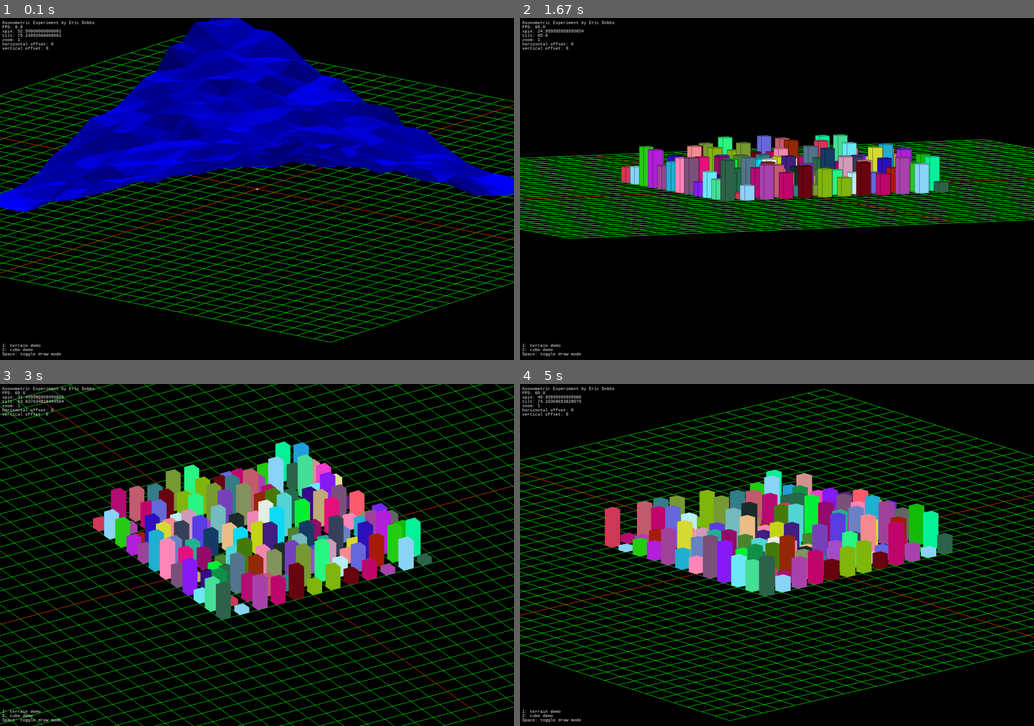
Above: before the commit, frames 1-4 (two rows, left to right).
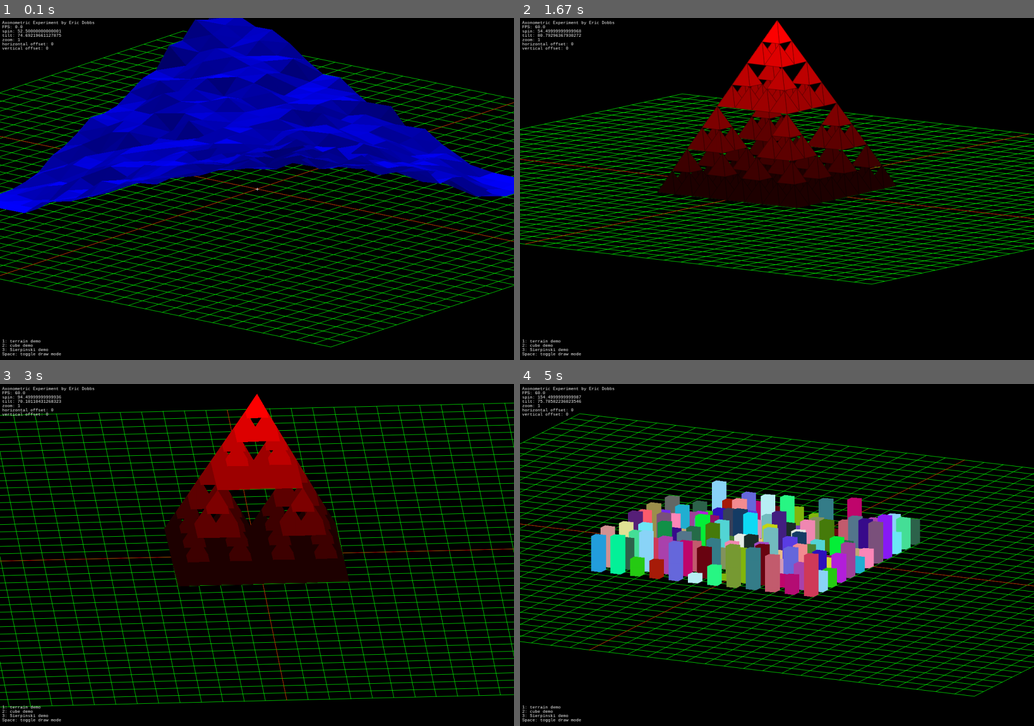
Above: after the commit, the same moments.

Repository: erictdobbs/axonometric
Game: pygame game, started from main.py
The game is run twice, just before and just after one commit, with the same random seed, the same clock (stepped at 60 frames per second) and the same inputs. The source is Python 2; it was converted automatically to run under Python 3.
Inputs (mouse positions are in pixels of both pictures, inside the frame that each line leads up to):
- Up to frame 1 (0.1 s): no input
- Up to frame 2 (1.67 s): tap 2 at 0.33 s; tap 3 at 0.67 s; hold Right 1-1.47 s; move the mouse to (607, 65) at 1.03 s; hold Up from 1.5 s (still down); move the mouse to (741, 202) at 1.53 s; tap Space at 1.57 s
- Up to frame 3 (3 s): release Up at 1.8 s; hold Right 1.83-2.3 s; move the mouse to (390, 425) at 1.87 s; tap Space at 1.9, 2.2, 2.4, 2.7, 2.97 s; tap 2 at 1.98 s; hold Left 2.33-2.87 s; move the mouse to (436, 623) at 2.37 s; tap 3 at 2.48 s; hold Down from 2.9 s (still down); move the mouse to (313, 455) at 2.93 s
- Up to frame 4 (5 s): release Down at 3.2 s; hold Left 3.23-3.63 s; move the mouse to (597, 462) at 3.27 s; tap Space at 3.3, 3.6, 3.73, 4.13, 4.43, 4.8 s; tap 2 at 3.38, 4.88 s; hold Up 3.67-4.03 s; move the mouse to (633, 575) at 3.7 s; tap 3 at 3.82 s; hold Right 4.07-4.7 s; move the mouse to (848, 527) at 4.1 s; hold Down from 4.73 s (still down); move the mouse to (782, 664) at 4.77 s

The runs differ from the first frame. In frame 1, 24% of the frame differs, in the area x 0-100%, y 0-98%; in frame 2, 32%; in frame 3, 43%, in the area x 0-100%, y 0-100%; in frame 4, 41%.

Commit message:
Sierpinski demo
Added a new sample drawing, 3-d Sierpinski triangle.

Diff:
--- a/axon.py
+++ b/axon.py
@@ -3,6 +3,20 @@
 from math import *
 import pygame3d as p3d
 import pygame3dGlobals as ag
+
+
+
+def genSampleCubes(size=5):
+    def randomColor(randSeed="none"):
+        if randSeed=="none": random.seed()
+        else:random.seed(randSeed)
+        return [random.randint(0,255),random.randint(0,255),random.randint(0,255)]
+    sampleCubes = []
+    for ii in reversed(range(-size/2,size/2+2)):
+        for jj in reversed(range(-size/2,size/2+2)):
+            random.seed()
+            sampleCubes.append(((ii*50,jj*50,0),((ii+0.5)*50,(jj+0.5)*50,random.randint(10,100)), randomColor(10*ii+jj)))
+    return sampleCubes
 
 def drawCubeList(cubes, style="filledwire"):
     # drawCubes orders the provided list of cubes such that they're drawn back to front
@@ -26,17 +40,19 @@
         p3d.gridDrawPolygon([(x2,y1,z1),(x2,y1,z2),(x2,y2,z2),(x2,y2,z1)],color,style)
     p3d.gridDrawPolygon([(x1,y1,z2),(x2,y1,z2),(x2,y2,z2),(x1,y2,z2)],color,style)
 
-def genSampleCubes(size=5):
-    def randomColor(randSeed="none"):
-        if randSeed=="none": random.seed()
-        else:random.seed(randSeed)
-        return [random.randint(0,255),random.randint(0,255),random.randint(0,255)]
-    sampleCubes = []
-    for ii in reversed(range(-size/2,size/2+2)):
-        for jj in reversed(range(-size/2,size/2+2)):
-            random.seed()
-            sampleCubes.append(((ii*50,jj*50,0),((ii+0.5)*50,(jj+0.5)*50,random.randint(10,100)), randomColor(10*ii+jj)))
-    return sampleCubes
+
+
+def genSampleTerrain(size, scale=50):
+    array = []
+    randomshift = random.randint(-scale,scale)
+    for ii in range(size):
+        array.append([])
+        for jj in range(size):
+            height = random.randint(50,90)
+            height +=  2*(size/2 - ii)*(size/2 - jj) + randomshift
+            if height < 0: height = 0
+            array[ii].append( ((ii-size/2)*scale, (jj-size/2)*scale, height) )
+    return array
 
 def prepareTerrain(array, color=ag.BLUE):
     terrainFaces = []
@@ -61,14 +77,75 @@
     elif ag.spin >= radians(315) and ag.spin < radians(360): terrainFaces.sort(key=lambda i: i[0][0]-i[0][1]-.5*i[1][0])
     for face in terrainFaces: p3d.gridDrawPolygon(face, terrainShades[face], style)
 
-def genSampleTerrain(size, scale=50):
-    array = []
-    randomshift = random.randint(-scale,scale)
-    for ii in range(size):
-        array.append([])
-        for jj in range(size):
-            height = random.randint(50,90)
-            height +=  2*(size/2 - ii)*(size/2 - jj) + randomshift
-            if height < 0: height = 0
-            array[ii].append( ((ii-size/2)*scale, (jj-size/2)*scale, height) )
-    return array
+
+
+def genSierpinski(iterations, size):
+    numLevels = int(pow(2,iterations))
+    heightPerLevel = size * 1.0 / numLevels
+    sizeOfSide = size * 1.0 / numLevels
+    peaks = []
+    for level in range(numLevels):
+        base = heightPerLevel * (numLevels - level - 1)
+        top = base + heightPerLevel
+        if level == 0: peaks.append( (0,0,top) )
+        else:
+            previousCorners = []
+            for point in peaks:
+                if point[2] == top + heightPerLevel:
+                    previousCorners.append( (point[0]+sizeOfSide/2,point[1]+sizeOfSide/2,point[2]-heightPerLevel) )
+                    previousCorners.append( (point[0]-sizeOfSide/2,point[1]+sizeOfSide/2,point[2]-heightPerLevel) )
+                    previousCorners.append( (point[0]-sizeOfSide/2,point[1]-sizeOfSide/2,point[2]-heightPerLevel) )
+                    previousCorners.append( (point[0]+sizeOfSide/2,point[1]-sizeOfSide/2,point[2]-heightPerLevel) )
+            for point in previousCorners: # If only one pyramid touched this point, spawn new pyramid
+                if previousCorners.count(point) == 1: peaks.append( point )
+    return peaks
+
+def drawSierpinski(peaks, color=ag.LINECOLOR, style="filledwire"):
+    def shade(color, ratio=1):
+        newcolor = [int( (x*ratio) ) for x in color]
+        for x in range(len(newcolor)):
+            if newcolor[x] > 255: newcolor[x] = 255
+            if newcolor[x] < 0: newcolor[x] = 0
+        return newcolor
+    heightPerLevel = 1; sizeOfSide=1; top=0
+    if len(peaks) > 1:
+        peaks.sort(key=lambda i: -i[2] )
+        heightPerLevel = peaks[0][2] - peaks[1][2]
+        sizeOfSide = 2 * abs( peaks[0][0] - peaks[1][0] )
+        top = peaks[0][2]
+    numLevels = top / heightPerLevel
+    # Sort peaks by draw distance
+    if ag.spin >= radians(0) and ag.spin < radians(90):
+        peaks.sort(key=lambda i: -i[0]-i[1]+1000*i[2] )
+    elif ag.spin >= radians(90) and ag.spin < radians(180):
+        peaks.sort(key=lambda i: -i[0]+i[1]+1000*i[2] )
+    elif ag.spin >= radians(180) and ag.spin < radians(270):
+        peaks.sort(key=lambda i: i[0]+i[1]+1000*i[2] )
+    elif ag.spin >= radians(270) and ag.spin < radians(360):
+        peaks.sort(key=lambda i: i[0]-i[1]+1000*i[2] )
+    # For each peak, draw faces in order of draw distance
+    faces = []
+    for point in peaks:
+        base = point[2] - heightPerLevel
+        x1 = point[0]-sizeOfSide/2
+        y1 = point[1]-sizeOfSide/2
+        x2 = point[0]+sizeOfSide/2
+        y2 = point[1]+sizeOfSide/2
+        faces.append( ( point, (x1,y1,base), (x2,y1,base) ) )
+        faces.append( ( point, (x1,y2,base), (x2,y2,base) ) )
+        faces.append( ( point, (x1,y1,base), (x1,y2,base) ) )
+        faces.append( ( point, (x2,y1,base), (x2,y2,base) ) )
+        if ag.spin < radians(45): faces.sort(key=lambda i: -i[1][0]-3*i[1][1] - i[2][0]-3*i[2][1] )
+        elif ag.spin < radians(90): faces.sort(key=lambda i: -3*i[1][0]-i[1][1] - 3*i[2][0]-i[2][1] )
+        elif ag.spin < radians(135): faces.sort(key=lambda i: -3*i[1][0]+i[1][1] - 3*i[2][0]+i[2][1] )
+        elif ag.spin < radians(180): faces.sort(key=lambda i: -i[1][0]+3*i[1][1] - i[2][0]+3*i[2][1] )
+        elif ag.spin < radians(225): faces.sort(key=lambda i: i[1][0]+3*i[1][1] + i[2][0]+3*i[2][1] )
+        elif ag.spin < radians(270): faces.sort(key=lambda i: 3*i[1][0]+i[1][1] + 3*i[2][0]+i[2][1] )
+        elif ag.spin < radians(315): faces.sort(key=lambda i: 3*i[1][0]-i[1][1] + 3*i[2][0]-i[2][1] )
+        else: faces.sort(key=lambda i: i[1][0]-3*i[1][1] + i[2][0]-3*i[2][1] )
+        #faces.sort(key=lambda i: -i[0]+i[1]-10000*i[2])
+        for ii in range(len(faces)):
+            drawColor = color
+            if point[2] != top: drawColor = shade(color, 1.0*point[2]/top )
+            p3d.gridDrawPolygon(faces[0], drawColor, style)
+            faces.pop(0)
--- a/main.py
+++ b/main.py
@@ -9,6 +9,7 @@
 sampleCubes = ax.genSampleCubes(10)
 sampleTerrain = ax.genSampleTerrain(20,50)
 terrainFaces, terrainShades = ax.prepareTerrain(sampleTerrain)
+samplePyramid = ax.genSierpinski(2,100)
 
 #######################################
 rotatemode = 1
@@ -16,6 +17,7 @@
 drawStyle = 0
 # demoModes:  1 = terrain
 #             2 = boxes
+#             3 = Sierpinski
 # drawStyles: 0 = shaded
 #             1 = shaded + wireframe
 #             2 = wireframe
@@ -59,11 +61,13 @@
     if demoMode > 0:
         if rotatemode == 1:
             ag.spin += radians(0.5)
-            ag.tilt = 0.1*sin( (ag.spin-radians(50)) ) + radians(75)
+            ag.tilt += 0.1 * (sin( ag.spin ) - sin( ag.spin+radians(1) ) )
         if demoMode == 1:
             ax.drawTerrain(terrainFaces, terrainShades, drawStyles[drawStyle])
         elif demoMode == 2:
             ax.drawCubeList(sampleCubes, drawStyles[drawStyle])
+        elif demoMode == 3:
+            ax.drawSierpinski(samplePyramid, ag.RED, drawStyles[drawStyle])
     p3d.screenDrawStrings( ("Axonometric Experiment by Eric Dobbs",
                             "FPS: " + str(round(clock.get_fps(),1)),
                             "spin: "+ str(degrees(ag.spin)),
@@ -74,6 +78,7 @@
                             ) )
     p3d.screenDrawStrings( (" ",
                             "Space: toggle draw mode",
+                            "3: Sierpinski demo",
                             "2: cube demo",
                             "1: terrain demo"
                             ), "bottomleft" )
@@ -132,7 +137,7 @@
             heldMouseButtons[myevent.button] = False
 
         if myevent.type == KEYDOWN:
-            rotatemode = 0
+            #rotatemode = 0
             shiftHeld = key.get_mods() & KMOD_SHIFT
             if myevent.key == K_q:
                 done=True
@@ -186,6 +191,10 @@
                 demoMode = 2
                 sampleCubes = ax.genSampleCubes(10)
                 rotatemode = 1
+            if myevent.key == K_3:
+                demoMode = 3
+                samplePyramid = ax.genSierpinski(3,400)
+                rotatemode = 1
     ag.checkBounds()
     ag.display.flip()
 
